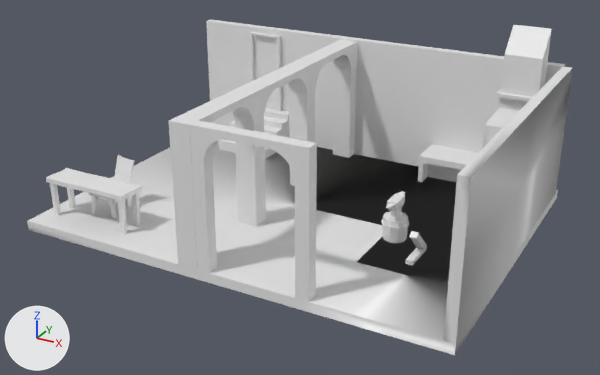
The FBX model graphics/Levels/Level-1.fbx as it was, and as the next commit left it.
Camera for both pictures: a 50 mm camera at (17.13, -25.27, 10.94) aimed at (6.07, -5.16, 0.88). Every picture has the same lights, and +X, +Y and +Z are marked at lower left. The picture after the commit comes second. Where no turn or scale is listed for an object, it has been applied to the vertices.

Names of what the first picture shows: 'Anvil', 'Anvil_Log', 'Arc-To-Room', 'Arc-To-Room.001', 'Arc-To-Room.002', 'Arc-To-Room.003', 'Bellows-Placeholder (Meha)', 'Chair', 'Cube', 'Door', 'Isometric-View', 'Isometric-View.001', 'Staircase', 'Table' and 1 more.
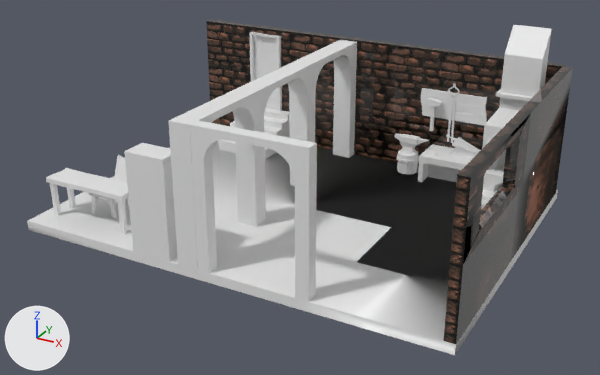
Commit message: Level-1 Brick-Wall Material Test

The change, as a diff of the scene's bpy script:
```diff
--- a/graphics/Levels/Level-1.fbx.py
+++ b/graphics/Levels/Level-1.fbx.py
@@ mat_brick_wall @@
 mat_brick_wall = principled_material('Brick-Wall')
-mat_brick_wall.base_color = (0.8, 0.8, 0.8)  # white #e7e7e7
-mat_brick_wall.roughness = 0.4
+mat_brick_wall.texture = img_wallttext1red_png
+mat_brick_wall.roughness = 0.0
@@ me_cube_009 @@
-me_cube_009.from_pydata(...)  # 31 vertices, 28 faces; spans x -5.26..8.15, y -4.85..5.15, z -2.08..2.08
+me_cube_009.from_pydata(...)  # 55 vertices, 50 faces; spans x -5.26..8.16, y -4.85..5.15, z -2.08..2.08
+# me_cube_009 part 1
+# 2 faces are deleted
+# 16 vertices are added at x 7.85..8.16, y -4.03..-0.82, z 0.3..1.87
+# 8 new vertices lie (0.31, 0.0, 0.0) away from vertices in x 7.85, y -3.9..-0.95, z 0.37..1.83
+# 24 new faces join them
+# me_cube_009 part 2: 11 kept faces spanning x -5.26..8.15, y -4.85..5.15, z -2.08..2.08 get new texture (UV) coordinates
 me_cube_009.materials.append(mat_brick_wall)
@@ ob_anvil_log @@
 ob_anvil_log = bpy.data.objects.new('Anvil_Log', me_cylinder_001)
-ob_anvil_log.location = (9.2, -5.2, 0.31)
+ob_anvil_log.location = (7.62, -0.32, 0.31)
+ob_anvil_log.rotation_euler = (0.0, 0.0, 1.571)  # degrees (0, 0, 90)
 ob_anvil_log.scale = (0.351, 0.351, 0.351)
@@ ob_anvil @@
 ob_anvil = bpy.data.objects.new('Anvil', me_cube_005)
-ob_anvil.location = (9.2, -5.2, 0.8)
+ob_anvil.location = (7.62, -0.32, 0.8)
+ob_anvil.rotation_euler = (0.0, 0.0, 1.571)  # degrees (0, 0, 90)
 ob_anvil.scale = (0.274, 0.274, 0.274)
@@ ob_bellows_placeholder__meha @@
-ob_bellows_placeholder__meha = bpy.data.objects.new('Bellows-Placeholder (Meha)', me_cube_021)
@@ ob_bellows @@
+ob_bellows = bpy.data.objects.new('Bellows', me_cube_007)  # 156 vertices, 156 faces; spans x -0.75..0.84, y -0.33..0.33, z -0.18..0.4
+ob_bellows.location = (9.5, -0.1, 1.03)
@@ ob_tool_shelf @@
+ob_tool_shelf = bpy.data.objects.new('Tool_Shelf', me_cube_013)  # 64 vertices, 62 faces; spans x -1.31..1.0, y 0.75..0.86, z -0.38..0.55
+ob_tool_shelf.location = (9.07, -0.61, 2.26)
@@ ob_ingot @@
+ob_ingot = bpy.data.objects.new('Ingot', me_cube_001)  # 16 vertices, 14 faces; spans x -0.194..0.194, y -0.081..0.081, z -0.052..0.021
+ob_ingot.location = (8.56, -0.63, 0.94)
@@ ob_tongs @@
+ob_tongs = bpy.data.objects.new('Tongs', me_cube_014)  # 136 vertices, 132 faces; spans x -0.19..0.19, y -0.02..0.02, z -1.65..0.41
+ob_tongs.location = (8.91, 0.13, 2.75)
@@ ob_hammer @@
+ob_hammer = bpy.data.objects.new('Hammer', me_cube_015)  # 44 vertices, 42 faces; spans x 2.722..3.182, y 0.492..0.704, z -1.335..-0.227
+ob_hammer.location = (5.36, -0.61, 2.79)
@@ ob_bookshelf_thin @@
+ob_bookshelf_thin = bpy.data.objects.new('Bookshelf_Thin', me_cube_012)  # 156 vertices, 150 faces; spans x 0.99..2.25, y -0.36..0.39, z 0.02..3.04; in mat_material (white #e7e7e7)
+ob_bookshelf_thin.location = (2.16, -9.12, -0.07)
```

Where the change shows, as pixel boxes [x1, y1, x2, y2] in the pictures (600 x 375 px):
'Isometric-View', surface changed, reshaped (darker)
    both: [206, 20, 573, 344]
'Bookshelf_Thin', added
    after: [124, 143, 178, 262]
'Tool_Shelf', added
    after: [421, 88, 487, 125]
'Anvil_Log', moved, turned
    before: [381, 212, 409, 243]
    after: [397, 150, 419, 175]
'Anvil', moved, turned
    before: [386, 191, 405, 220]
    after: [395, 133, 429, 154]
'Bellows', added
    after: [446, 135, 481, 157]
'Bellows-Placeholder (Meha)', deleted
    before: [405, 231, 427, 266]
'Tongs', added
    after: [447, 83, 460, 143]
'Hammer', added
    after: [427, 97, 442, 131]
'Ingot', added
    after: [425, 150, 438, 156]
part 1 of me_cube_009, reshaped
    both: [463, 113, 531, 264]
part 2 of me_cube_009, surface changed (darker)
    both: [206, 20, 572, 344]
